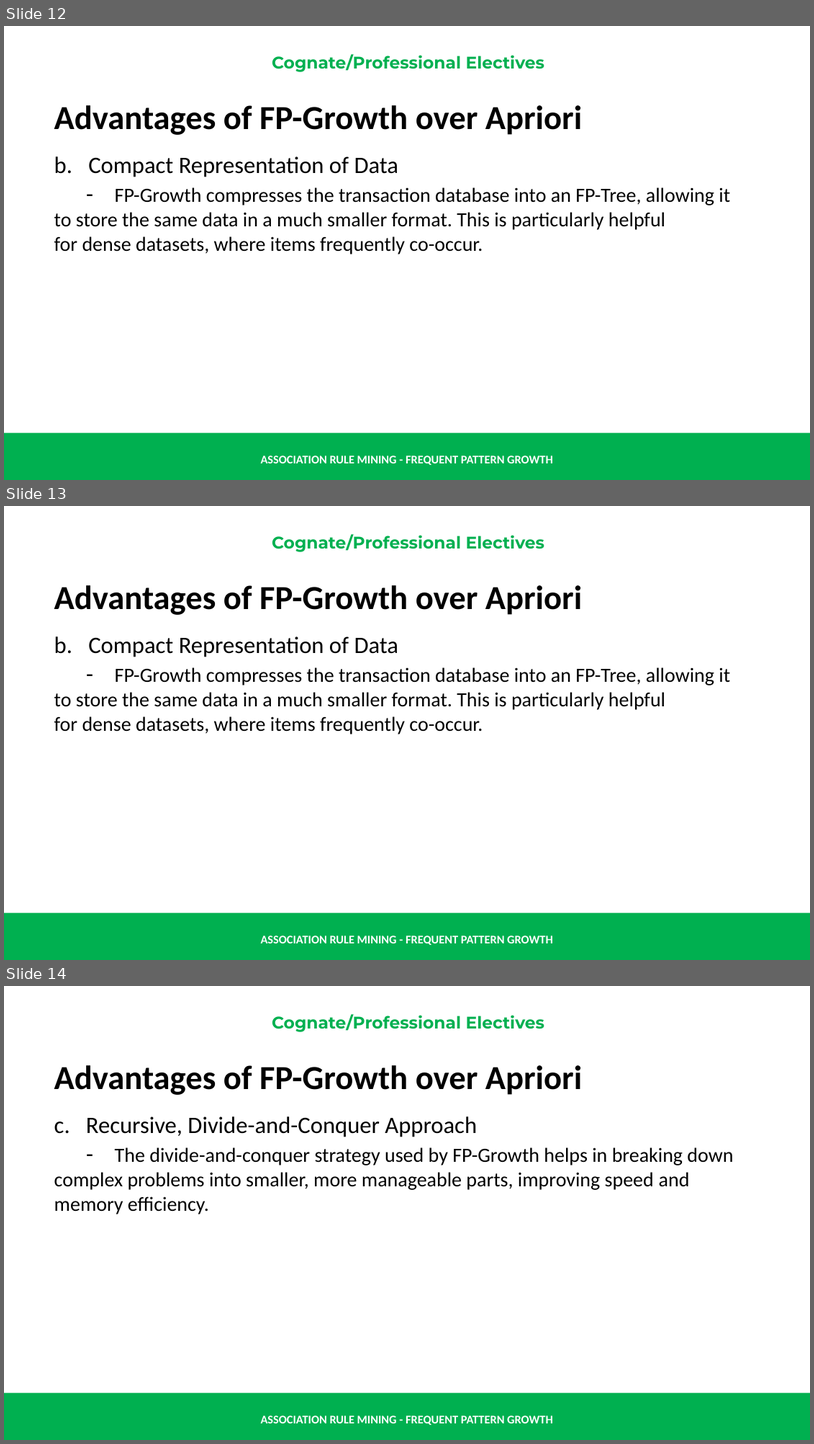
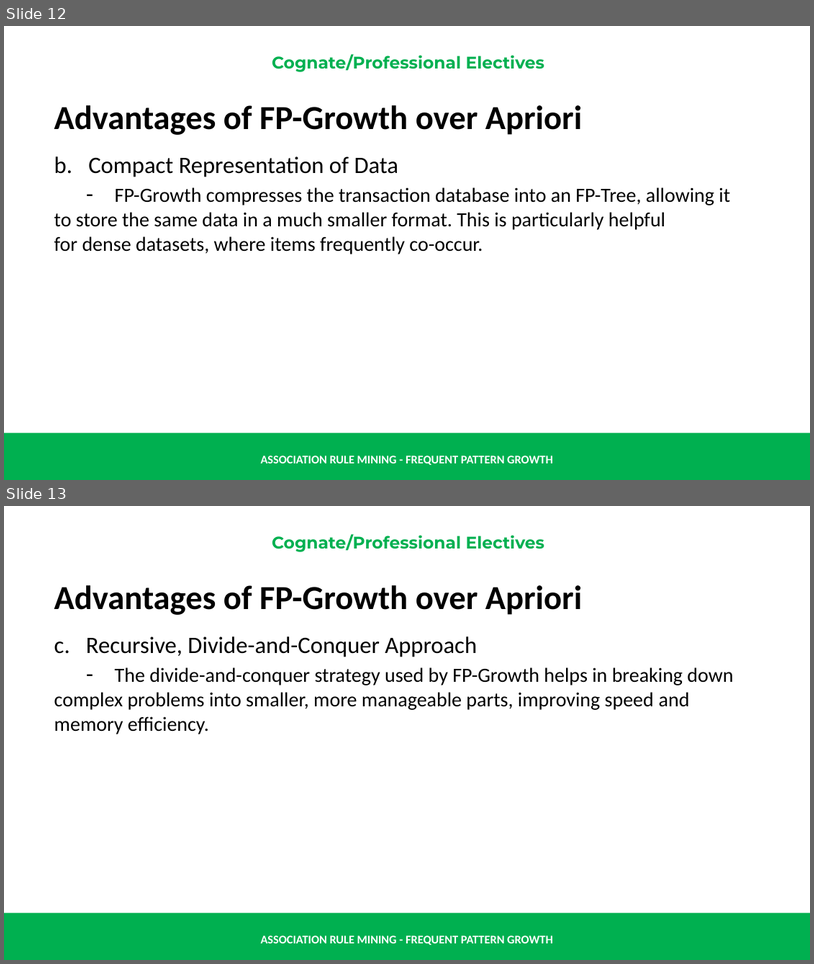
Before and after one commit to renatomaaliw3/public_files, a slide deck: CPE Electives (1 - 3)/01. Lectures Notebook/00. Presentations & Text Books/01. Electives 1 to 3/31. Assocation Rule Mining - FP-Growth.pptx. Shown one above the other, each under a label of ours: slides 12, 13 and 14 before the commit, slides 12 and 13 after it. The pictures are 814x1444 and 814x964 pixels, drawn with LibreOffice and Linux fonts; fonts in the diff are those of the drawing. Boxes give left, top, right and bottom in pixels: in the first picture for what was removed or moved away, otherwise in the second. Text is boxed around its words. In the diff, an @@ line names an element or a change of style, - is before the commit and + after.

```diff
--- a/CPE Electives (1 - 3)/01. Lectures Notebook/00. Presentations & Text Books/01. Electives 1 to 3/31. Assocation Rule Mining - FP-Growth.pptx
+++ b/CPE Electives (1 - 3)/01. Lectures Notebook/00. Presentations & Text Books/01. Electives 1 to 3/31. Assocation Rule Mining - FP-Growth.pptx
@@ slide 13 removed at (4,506,810,960), background #FFFFFF; not listed: 3 template elements that a slide beside it also shows @@
@@ text removed at (54,585,730,734) @@
-Advantages of FP-Growth over Apriori
-b. Compact Representation of Data
-- FP-Growth compresses the transaction database into an FP-Tree, allowing it to store the same data in a much smaller format. This is particularly helpful for dense datasets, where items frequently co-occur.
@@ what was slide 14 is now slide 13 @@
```
Also in this commit, not shown: 1 slide changed, 5 other files.
